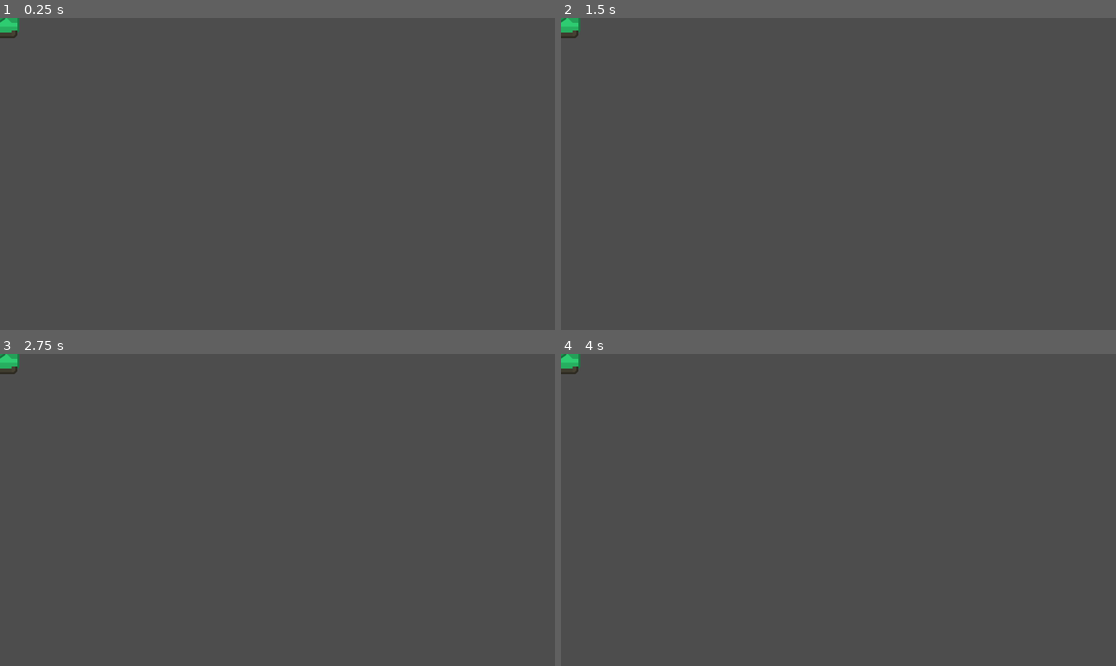
Above: before the commit, frames 1-4 (two rows, left to right).
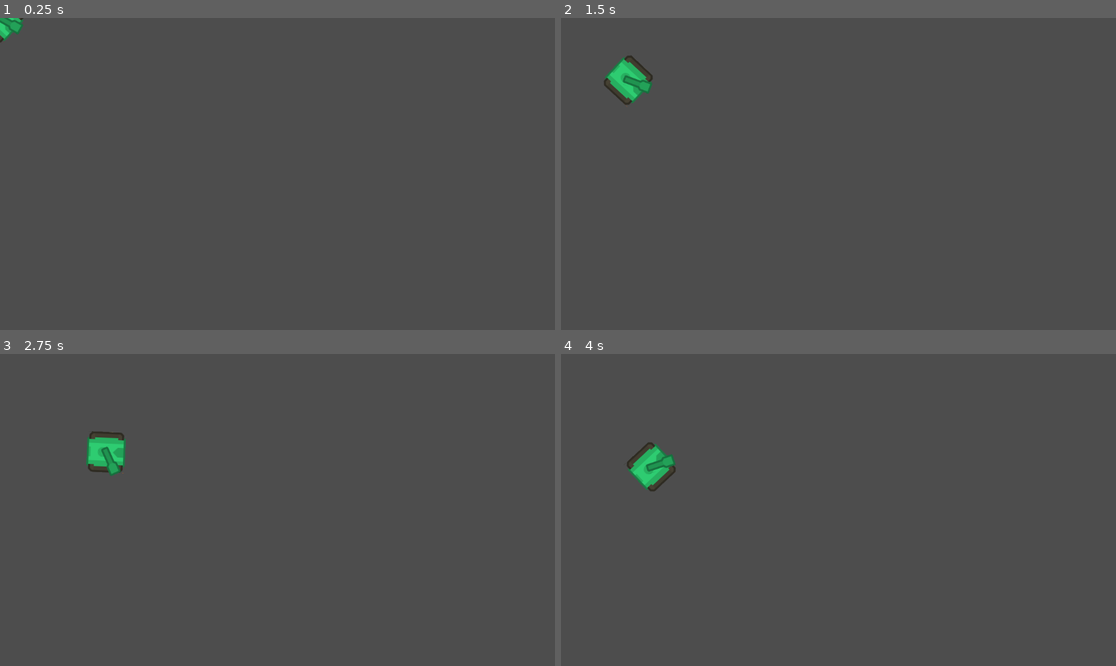
Above: after the commit, the same moments.

Repository: u1zz/godot_tank_demo
Game: Godot game, scene res://tanks/Player.tscn
Same seed, same stepped clock (60 frames per second), same inputs: the game is played once before the commit and once after it. The project has no main scene, so this scene is started directly.
Inputs (mouse positions are in pixels of both pictures, inside the frame that each line leads up to):
- Up to frame 1 (0.25 s): no input
- Up to frame 2 (1.5 s): tap Enter at 0.5 s; move the mouse to (810, 236) at 0.52 s; hold W (forward) from 0.53 s (still down); move the mouse to (1005, 220) at 1.27 s
- Up to frame 3 (2.75 s): move the mouse to (111, 463) at 2.02 s; release W (forward) at 2.03 s; hold A (turn_left) from 2.03 s (still down)
- Up to frame 4 (4 s): move the mouse to (866, 510) at 2.77 s; move the mouse to (755, 432) at 3.52 s; release A (turn_left) at 3.53 s; hold S (back) from 3.53 s (still down)

The runs differ from the first frame. In frame 1, 0.2% of the frame differs, in the area x 0-5%, y 0-8%; in frame 2, 1.1%, in the area x 0-17%, y 0-28%; in frame 3, 1.1%; in frame 4, 1.1%.

Commit message:
tank control complete

Diff:
--- /dev/null
+++ b/tanks/Player.gd
@@ -0,0 +1,19 @@
+extends "res://tanks/Tank.gd"
+
+
+func control(delta):
+	# 让炮口指向鼠标位置
+	$Turret.look_at(get_global_mouse_position())
+	# 控制上下左右	移动
+	# 旋转
+	var rot_dir = 0
+	if Input.is_action_pressed("turn_right"):
+		rot_dir += 1
+	if Input.is_action_pressed("turn_left"):
+		rot_dir -= 1
+	rotation += rotation_speed * rot_dir * delta
+	velocity = Vector2()
+	if Input.is_action_pressed("forward"):
+		velocity = Vector2(speed, 0).rotated(rotation)
+	if Input.is_action_pressed("back"):
+		velocity = Vector2(-speed/2, 0).rotated(rotation)
--- a/tanks/Player.tscn
+++ b/tanks/Player.tscn
@@ -1,18 +1,33 @@
-[gd_scene load_steps=3 format=3 uid="uid://bvlw6v0p1727n"]
+[gd_scene load_steps=5 format=3 uid="uid://bvlw6v0p1727n"]
 
 [ext_resource type="PackedScene" uid="uid://b6ufe2tduhoj1" path="res://tanks/Tank.tscn" id="1_2anp0"]
+[ext_resource type="Script" path="res://tanks/Player.gd" id="2_jqnlg"]
 [ext_resource type="Texture2D" uid="uid://tl0tltsoxytr" path="res://onlyObjects_retina.png" id="2_p4gij"]
 
+[sub_resource type="RectangleShape2D" id="RectangleShape2D_ng810"]
+size = Vector2(88.6238, 77.7787)
+
 [node name="Player" instance=ExtResource("1_2anp0")]
+rotation = 0.74702
+script = ExtResource("2_jqnlg")
+speed = 200
+metadata/_edit_group_ = true
 
 [node name="Body" parent="." index="0"]
 texture = ExtResource("2_p4gij")
 region_enabled = true
 region_rect = Rect2(308, 262, 80, 84)
 
+[node name="CollisionShape2D" parent="." index="1"]
+position = Vector2(5.31191, -1.93289e-06)
+shape = SubResource("RectangleShape2D_ng810")
+
 [node name="Turret" parent="." index="2"]
-rotation = -3.73552
+rotation = -0.00954598
 texture = ExtResource("2_p4gij")
 offset = Vector2(20, 0)
 region_enabled = true
 region_rect = Rect2(684, 14, 60, 24)
+
+[node name="Muzzle" parent="Turret" index="0"]
+position = Vector2(55, 0)
--- /dev/null
+++ b/tanks/Tank.gd
@@ -0,0 +1,37 @@
+extends CharacterBody2D
+
+signal health_changed
+signal dead
+# 子弹
+@export var Bullet: PackedScene
+# 坦克移动速度
+@export var speed: int = 150
+# 坦克旋转速度
+@export var rotation_speed: float=1
+# 开炮冷却时间
+@export var gun_cooldown: float=0.4
+# 坦克的护甲或血量
+@export var health: int=100
+
+# 速度向量
+# var velocity = Vector2()
+# key开火标记
+var can_shot = true
+# 坦克存活标记
+var alive = true
+
+func _ready():
+	$GunTimer.wait_time = gun_cooldown
+
+func control(delta):
+	# 玩家由玩家控制
+	# 其他由AI控制
+	pass
+
+
+func _physics_process(delta):
+	if not alive:
+		return
+	control(delta)
+
+	move_and_slide()
--- a/tanks/Tank.tscn
+++ b/tanks/Tank.tscn
@@ -1,6 +1,9 @@
-[gd_scene format=3 uid="uid://b6ufe2tduhoj1"]
+[gd_scene load_steps=2 format=3 uid="uid://b6ufe2tduhoj1"]
+
+[ext_resource type="Script" path="res://tanks/Tank.gd" id="1_dljjc"]
 
 [node name="Tank" type="CharacterBody2D"]
+script = ExtResource("1_dljjc")
 
 [node name="Body" type="Sprite2D" parent="."]
 
Not shown, changed: README.md
